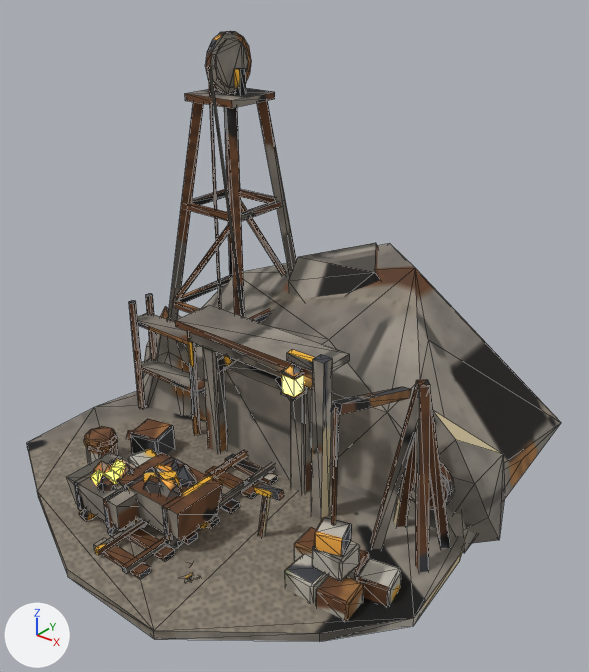
A saved change to the glTF model game/assets/models/mine.glb.
Both versions are drawn from a camera (50 mm lens) standing at (1.15, -1.393, 1.215) and looking at (0.085, -0.061, 0.389). The axes (+X, +Y, +Z) are drawn at lower left. The lights are the same throughout. The first picture is the older version. Mesh edges are drawn as thin lines. Vertices at exactly the same position are counted once.

The first picture shows 'mine'.
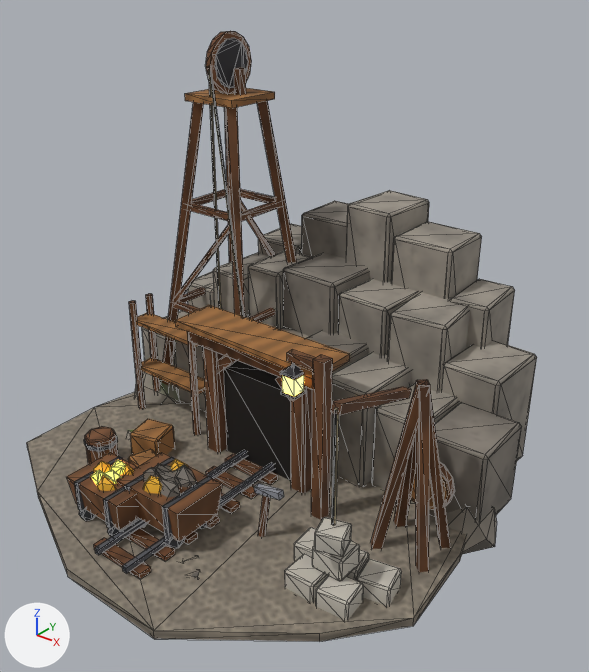
Patch to the scene script:
```diff
--- a/game/assets/models/mine.glb.py
+++ b/game/assets/models/mine.glb.py
@@ me_mine @@
 # used by ob_mine; location = (0.0, -0.12, 0.0)
-me_mine.from_pydata(...)  # 1444 vertices, 2448 faces; spans x -0.575..0.582, y -0.525..0.62, z -0.04..1.013
+me_mine.from_pydata(...)  # 1882 vertices, 3252 faces; spans x -0.573..0.585, y -0.525..0.635, z -0.04..1.013
+# me_mine part 1: the loose piece of 15 vertices spanning x 0.104..0.181, y -0.411..-0.347, z -0.04..0.014 is moved by (0.006, 0.015, 0.0)
+# me_mine part 2: the loose piece of 16 vertices spanning x 0.279..0.582, y 0.072..0.326, z -0.04..0.241 is rebuilt with 24 vertices and now spans x 0.397..0.558, y 0.125..0.308, z 0.0..0.219
+# me_mine part 3: 58 vertices removed from x -0.575..0.55, y 0.031..0.62, z -0.04..0.479; 488 vertices added at x -0.573..0.585, y 0.039..0.635, z -0.04..0.588
+# me_mine part 4: 2189 kept faces spanning x -0.556..0.578, y -0.525..0.543, z -0.04..1.013 get new texture (UV) coordinates
+# other edits to the shape of me_mine do not show in these pictures
 me_mine.materials.append(mat_baked)
```

Boxes [x1, y1, x2, y2] around the edits, measured in the pictures (589 x 672 px; the box of a moved part takes in the faces that stretch with it):
'mine', reshaped: before [27, 31, 561, 641]; after [27, 31, 537, 641]
part 1 of me_mine, moved or reshaped (mostly hidden): before [184, 573, 193, 580]; after [191, 570, 200, 577]
part 2 of me_mine, rebuilt: before [429, 412, 505, 543]; after [429, 402, 521, 522]
part 3 of me_mine, reshaped: before [143, 243, 561, 553]; after [135, 190, 537, 554]
part 4 of me_mine, surface changed: [27, 31, 467, 641] in both
